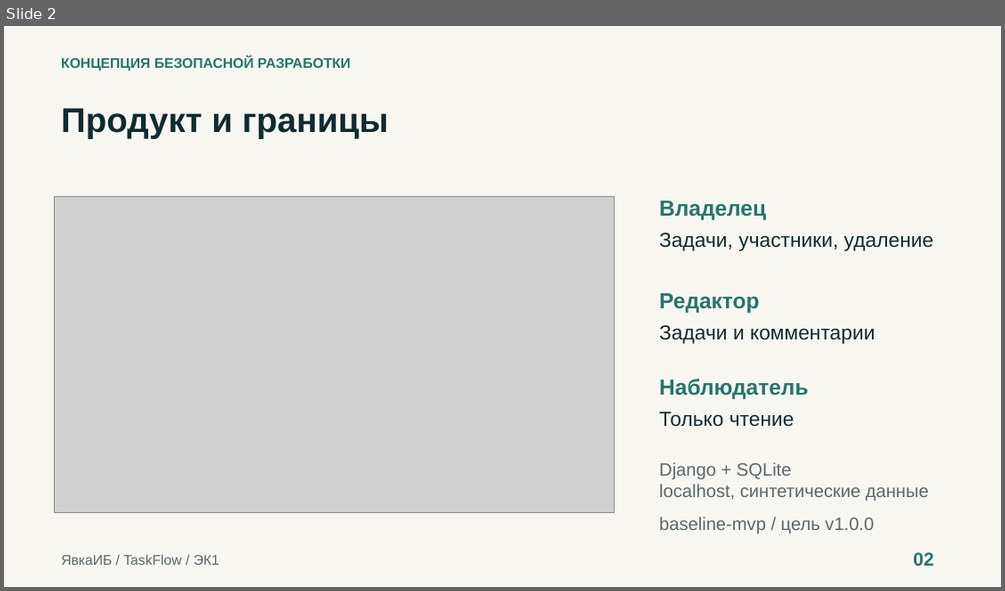
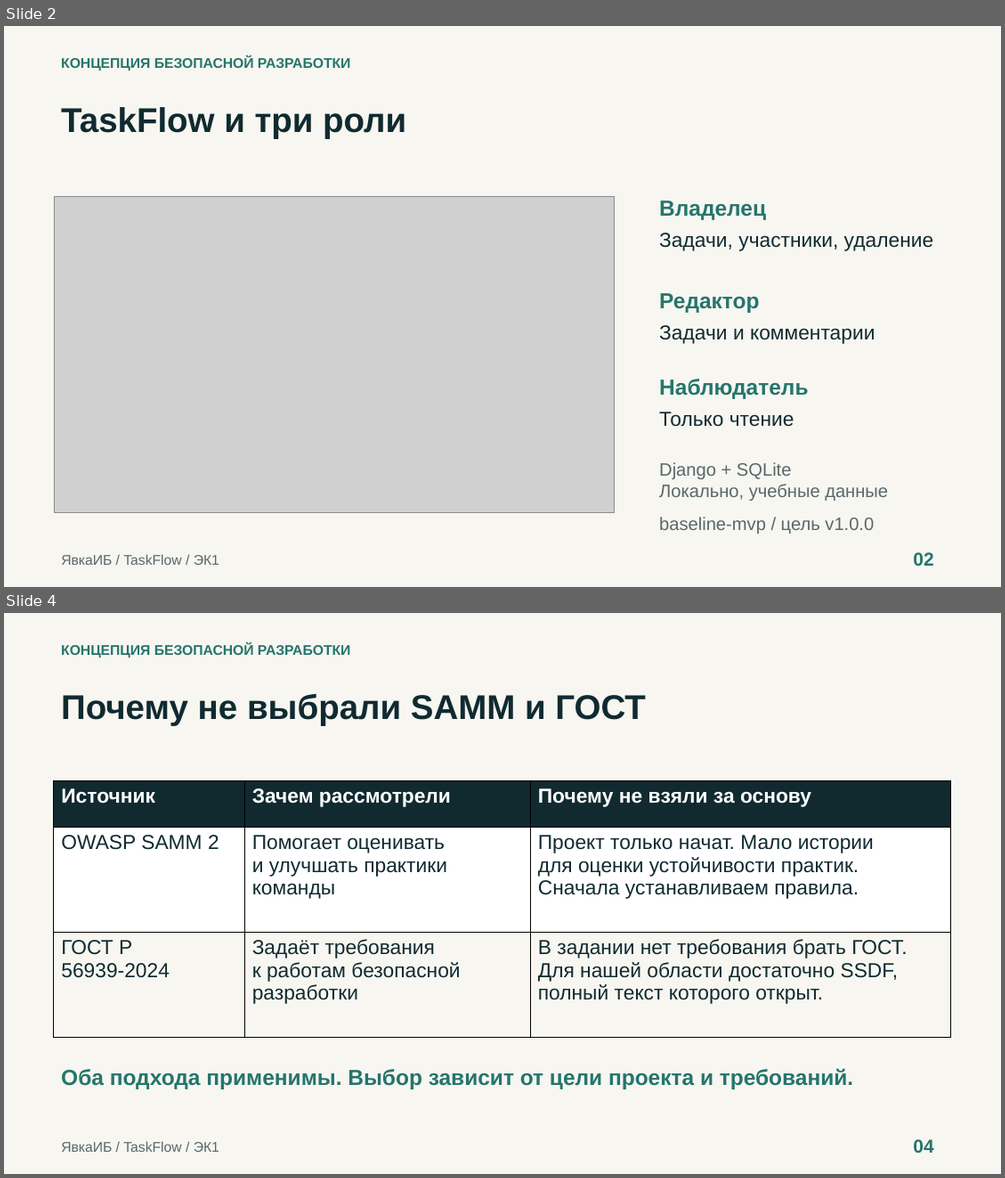
Before and after one commit to rbeketov/rbpo-yavkaib, a slide deck: presentation/taskflow-ek1.pptx. Shown one above the other, each under a label of ours: slide 2 before the commit, slides 2 and 4 after it; the slides between them are not shown. The pictures are 1005x591 and 1005x1178 pixels, drawn with LibreOffice and Linux fonts; fonts in the diff are those of the drawing; grey boxes stand for pictures. Boxes give left, top, right and bottom in pixels: in the first picture for what was removed or moved away, otherwise in the second. Text is boxed around its words. In the diff, an @@ line names an element or a change of style, - is before the commit and + after.

Commit message:
Simplify EK1 slides and explain SSDF plus ASVS choice

```diff
--- a/presentation/taskflow-ek1.pptx
+++ b/presentation/taskflow-ek1.pptx
@@ slide 4 added at bbox=[4, 613, 1001, 1174], background #F7F6F1 @@
@@ text added at bbox=[61, 644, 351, 657], 13.5 pt, text #26756C, bold @@
+КОНЦЕПЦИЯ БЕЗОПАСНОЙ РАЗРАБОТКИ
@@ text added at bbox=[61, 694, 646, 726], 33 pt, text #102A30, bold @@
+Почему не выбрали SAMM и ГОСТ
@@ table added at bbox=[54, 780, 951, 1038], 3 rows, 3 columns @@
+Источник | Зачем рассмотрели | Почему не взяли за основу
+OWASP SAMM 2 | Помогает оценивать / и улучшать практики / команды | Проект только начат. Мало истории / для оценки устойчивости практик. / Сначала устанавливаем правила.
+ГОСТ Р / 56939-2024 | Задаёт требования / к работам безопасной / разработки | В задании нет требования брать ГОСТ. / Для нашей области достаточно SSDF, / полный текст которого открыт.
@@ text added at bbox=[61, 1068, 853, 1089], 21 pt, text #26756C, bold @@
+Оба подхода применимы. Выбор зависит от цели проекта и требований.
@@ text added at bbox=[61, 1141, 219, 1151], 13.5 pt, text #59686B @@
+ЯвкаИБ / TaskFlow / ЭК1
@@ text added at bbox=[913, 1139, 933, 1152], 18 pt, text #26756C, bold @@
+04
@@ slide 2 changed as well @@
@@ text at bbox=[61, 107, 406, 139]: text changed @@
-Продукт и границы
+TaskFlow и три роли
@@ text at bbox=[659, 483, 888, 500]: text changed @@
-localhost, синтетические данные
+Локально, учебные данные
```
Also in this commit, not shown: 4 other slides changed, 3 other slides added, 4 slides removed, 4 other files.
